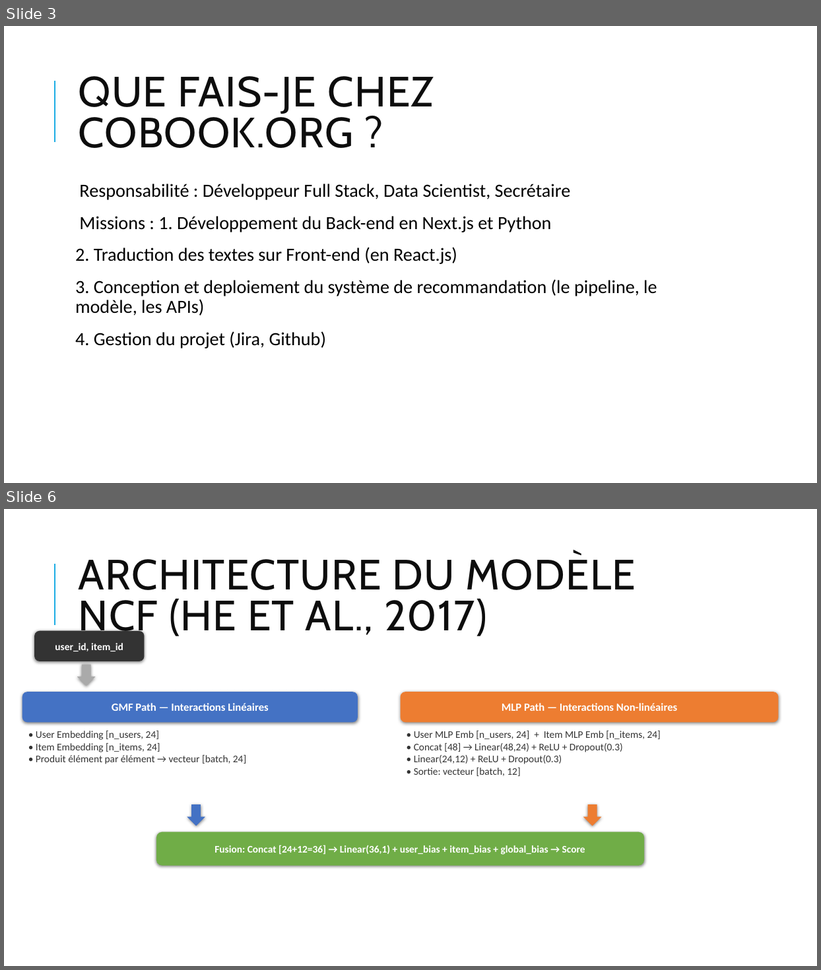
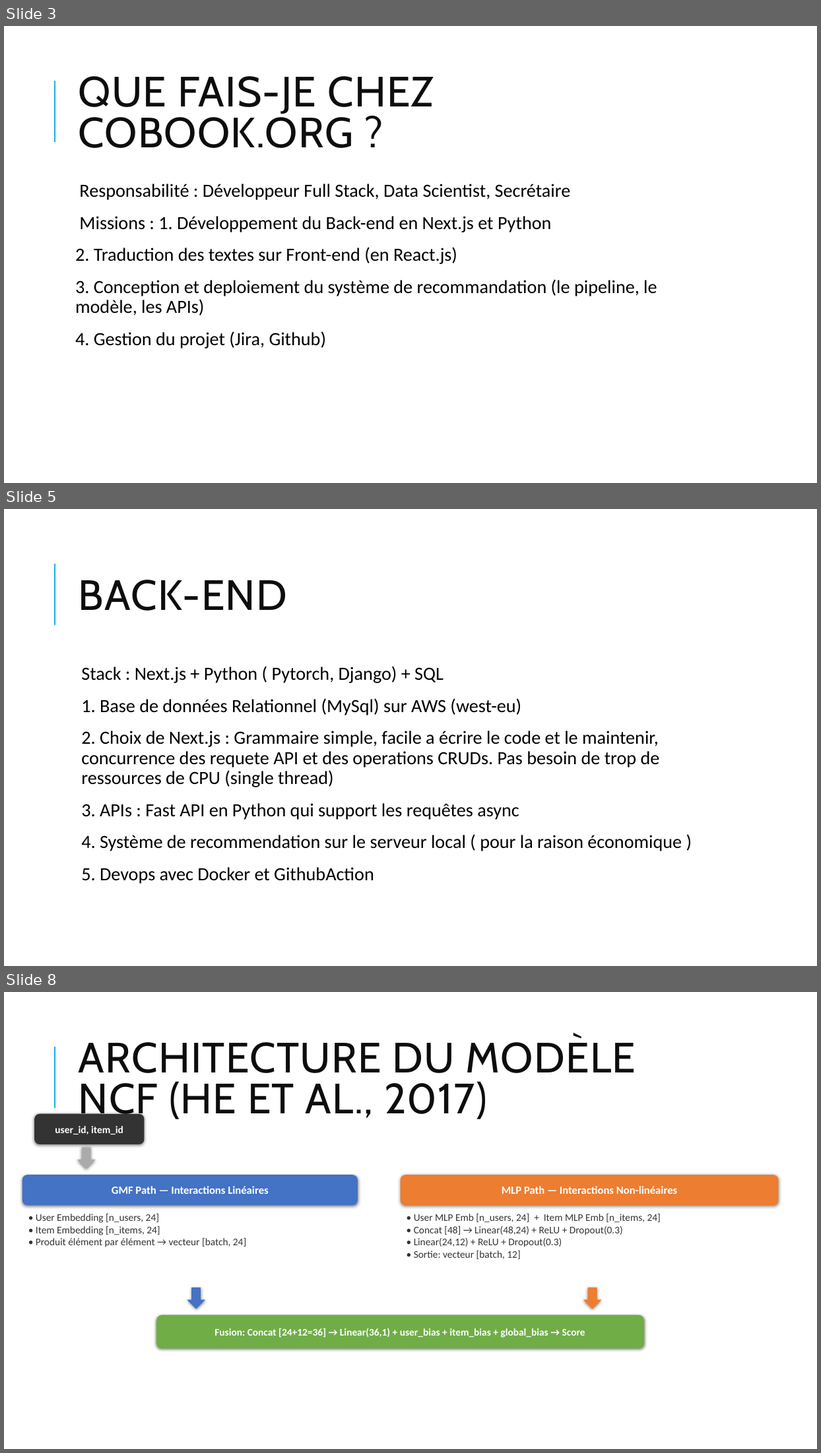
Before and after one commit to Clement-NI/recommendation_system_py, a slide deck: Cobook_org_final.pptx. Shown one above the other, each under a label of ours: slides 3 and 6 before the commit, slides 3, 5 and 8 after it; the slides between them are not shown. The pictures are 821x970 and 821x1453 pixels, drawn with LibreOffice and Linux fonts; fonts in the diff are those of the drawing. Boxes give left, top, right and bottom in pixels: in the first picture for what was removed or moved away, otherwise in the second. Text is boxed around its words. In the diff, an @@ line names an element or a change of style, - is before the commit and + after.

```diff
--- a/Cobook_org_final.pptx
+++ b/Cobook_org_final.pptx
@@ slide 5 added at bbox=[4, 509, 817, 966], background #FFFFFF; not listed: 1 template element that a slide beside it also shows @@
@@ title added at bbox=[79, 580, 287, 611], 50 pt, text #0D0D0D @@
+BACK-END
@@ text added at bbox=[81, 666, 682, 884], 22 pt, text #000000 @@
+  Stack : Next.js + Python ( Pytorch, Django) + SQL
+  1. Base de données Relationnel (MySql) sur AWS (west-eu)
+  2. Choix de Next.js : Grammaire simple, facile a écrire le code et le maintenir, concurrence des requete API et des operations CRUDs. Pas besoin de trop de ressources de CPU (single thread)
+  3. APIs : Fast API en Python qui support les requêtes async
+  4. Système de recommendation sur le serveur local ( pour la raison économique )
+  5. Devops avec Docker et GithubAction
@@ what was slide 6 is now slide 8 @@
```
Also in this commit, not shown: 7 slides changed, 1 other slide added, 1 slide removed.
